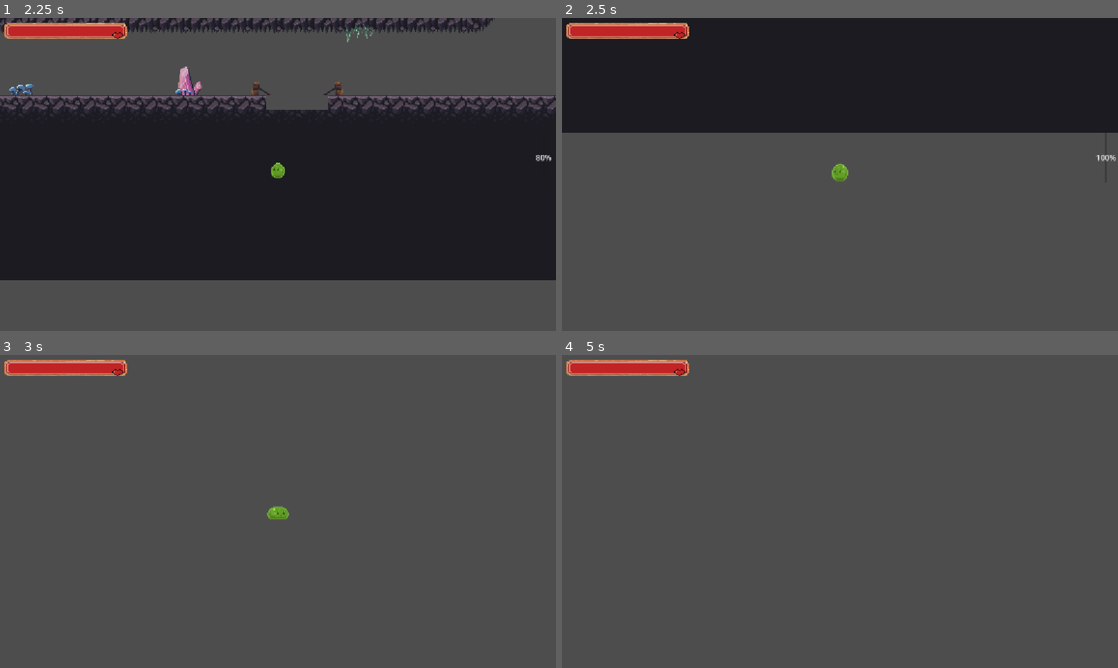
Above: before the commit, frames 1-4 (two rows, left to right).
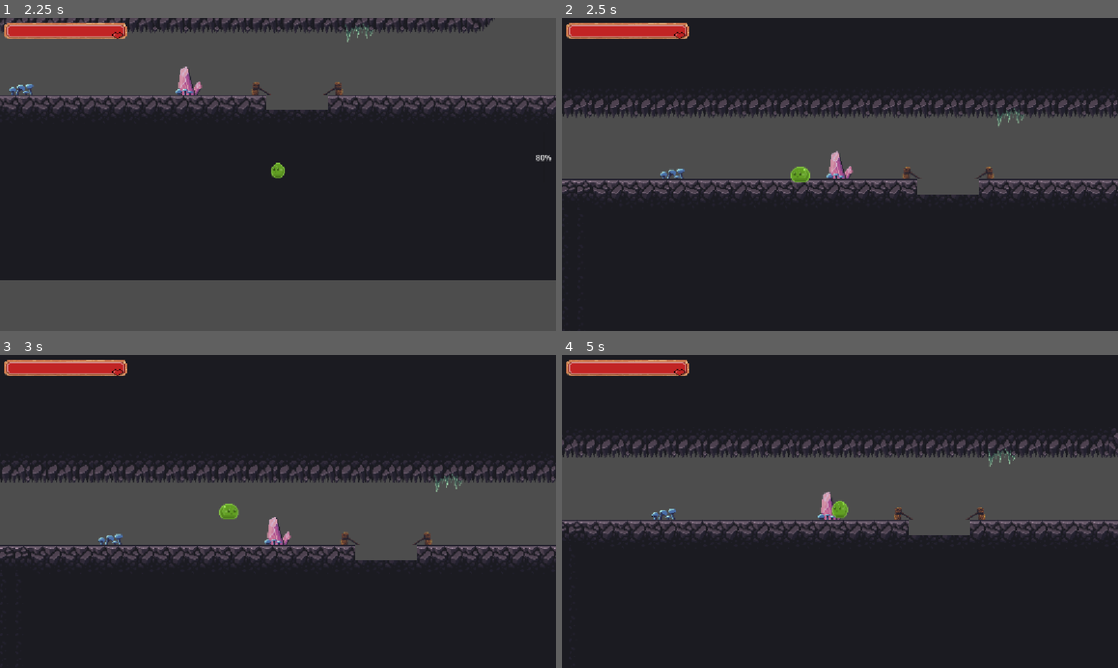
Above: after the commit, the same moments.

Repository: katfishkatfishing/bounce-
Game: Godot game, scene res://scenes/parkour/parkour.tscn
The game is run twice, just before and just after one commit, with the same random seed, the same clock (stepped at 60 frames per second) and the same inputs. This scene is started directly instead of the project's main scene.
Inputs (mouse positions are in pixels of both pictures, inside the frame that each line leads up to):
- Up to frame 1 (2.25 s): tap Enter at 0.5 s; move the mouse to (400, 158) at 0.52 s; hold W (up) 0.53-1.28 s; hold D (right) 0.53-2.03 s; click (400, 158) at 0.67 s; move the mouse to (166, 190) at 1.27 s; tap Alt at 1.35 s; tap W (up) at 1.52, 1.55, 1.82 s; move the mouse to (333, 105) at 2.02 s; hold A (left) from 2.03 s (still down); hold W (up) from 2.03 s (still down); tap Shift at 2.1 s
- Up to frame 2 (2.5 s): keep holding A (left); keep holding W (up)
- Up to frame 3 (3 s): move the mouse to (250, 574) at 2.77 s; release A (left) at 2.78 s; release W (up) at 2.78 s; hold D (right) from 2.78 s (still down); tap W (up) at 2.85 s; click (250, 574) at 2.92 s
- Up to frame 4 (5 s): tap W (up) at 3.02, 3.32, 4.52, 4.55, 4.82 s; move the mouse to (1006, 558) at 3.52 s; hold W (up) 3.53-4.28 s; tap Alt at 3.6 s; move the mouse to (673, 464) at 4.27 s; release D (right) at 4.28 s; hold A (left) from 4.28 s (still down); tap Shift at 4.35 s

Frame 1 is identical in both runs. In frame 2, 54% of the frame differs, in the area x 0-100%, y 25-100%; in frame 3, 76%, in the area x 0-100%, y 0-100%; in frame 4, 76%.
Error before the commit: Invalid call. Nonexistent function 'die_respawn' in base 'CharacterBody2D (player.gd)'. (res://scripts/void.gd:14)

Commit message:
add pause menu

Diff:
--- a/bounce!/scripts/void.gd
+++ b/bounce!/scripts/void.gd
@@ -11,4 +11,4 @@
 	if body.is_in_group("Player"):
 		body.in_void = true
 		print("void consumes")
-		body.die_respawn()
+		GameManager.die_respawn()
